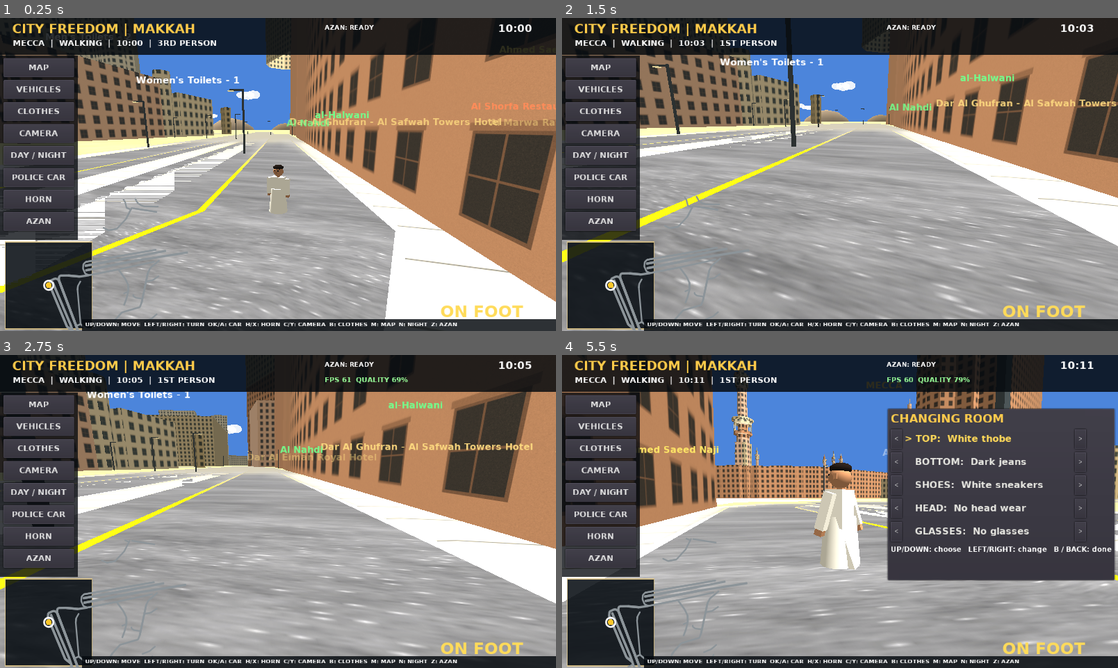
Above: before the commit, frames 1-4 (two rows, left to right).
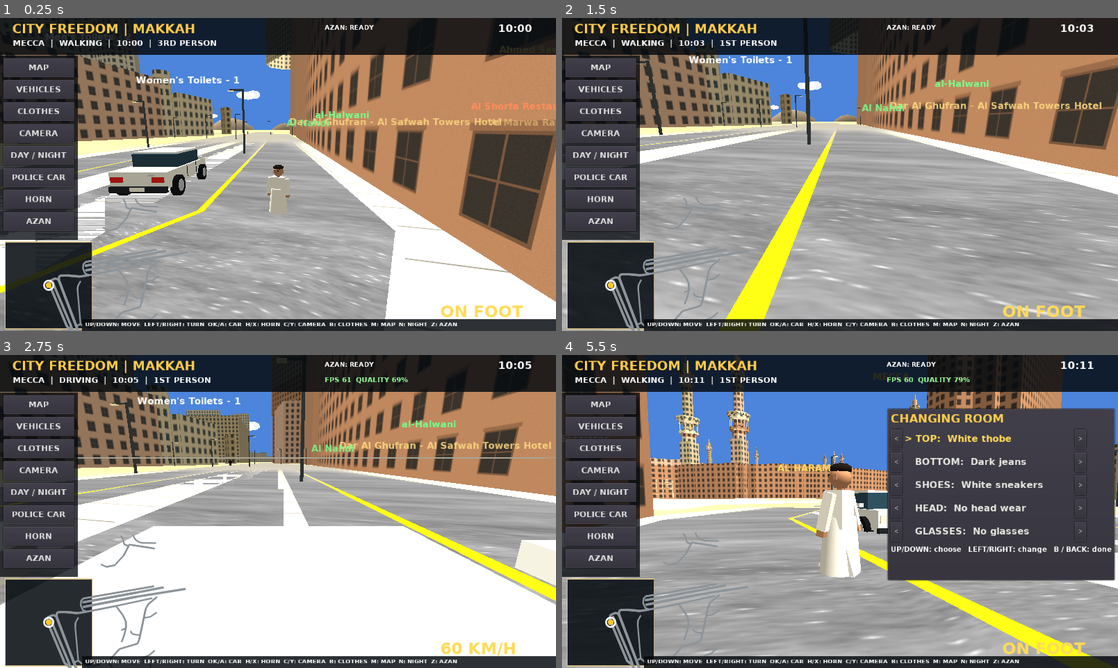
Above: after the commit, the same moments.

Repository: malik5785/FreedomCity
Game: Godot game, scene res://main.tscn
Two runs of this game, one before a commit and one after it. Both use one fixed random seed, a clock stepped at 60 frames per second and the inputs below.
Inputs (mouse positions are in pixels of both pictures, inside the frame that each line leads up to):
- Up to frame 1 (0.25 s): no input
- Up to frame 2 (1.5 s): tap Enter at 0.5 s; move the mouse to (867, 174) at 0.52 s; hold Up from 0.53 s (still down); tap C at 0.6 s; move the mouse to (812, 174) at 1.27 s; tap E at 1.35 s
- Up to frame 3 (2.75 s): keep holding Up; move the mouse to (289, 505) at 2.02 s; tap Enter at 2.1 s
- Up to frame 4 (5.5 s): keep holding Up; move the mouse to (834, 517) at 2.77 s; tap one key every 0.75 s from 2.85 s: Keypad Enter B N M; move the mouse to (878, 514) at 3.52 s; move the mouse to (795, 508) at 4.27 s; move the mouse to (845, 511) at 5.02 s

The runs differ from the first frame. In frame 1, 1.6% of the frame differs, in the area x 19-38%, y 41-57%; in frame 2, 29%; in frame 3, 59%, in the area x 0-100%, y 0-100%; in frame 4, 18%.
Error before the commit: Invalid set index 'size' (on base: 'BoxShape') with value of type 'Vector3'. (res://main.gd:1488)

Commit message:
Fix V12.1 Godot 3 BoxShape and startup Vector3 runtime errors

Diff:
--- a/main.gd
+++ b/main.gd
@@ -1485,7 +1485,7 @@
 	var vsize := _vehicle_size(kind)
 	var cs := CollisionShape.new()
 	var bs := BoxShape.new()
-	bs.size = vsize
+	bs.extents = vsize * 0.5
 	cs.shape = bs
 	cs.translation.y = vsize.y * 0.5 + 0.1
 	v.add_child(cs)
@@ -2311,8 +2311,8 @@
 	_place_sky()
 
 func _place_sky() -> void:
-	var sd: Vector3 = get_meta("sun_dir")
-	var md: Vector3 = get_meta("moon_dir")
+	var sd: Vector3 = get_meta("sun_dir", Vector3(0, 1, 0))
+	var md: Vector3 = get_meta("moon_dir", Vector3(0, -1, 0))
 	sun_mesh.translation = camera.translation + sd * 3500.0
 	moon_mesh.translation = camera.translation + md * 3500.0
 
